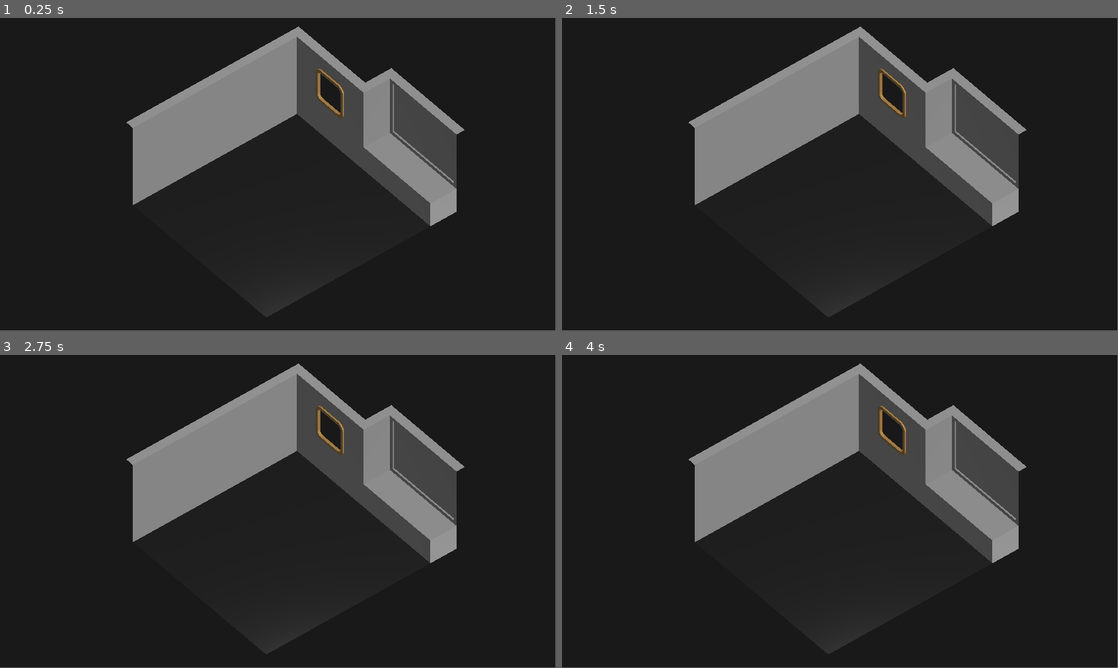
Above: before the commit, frames 1-4 (two rows, left to right).
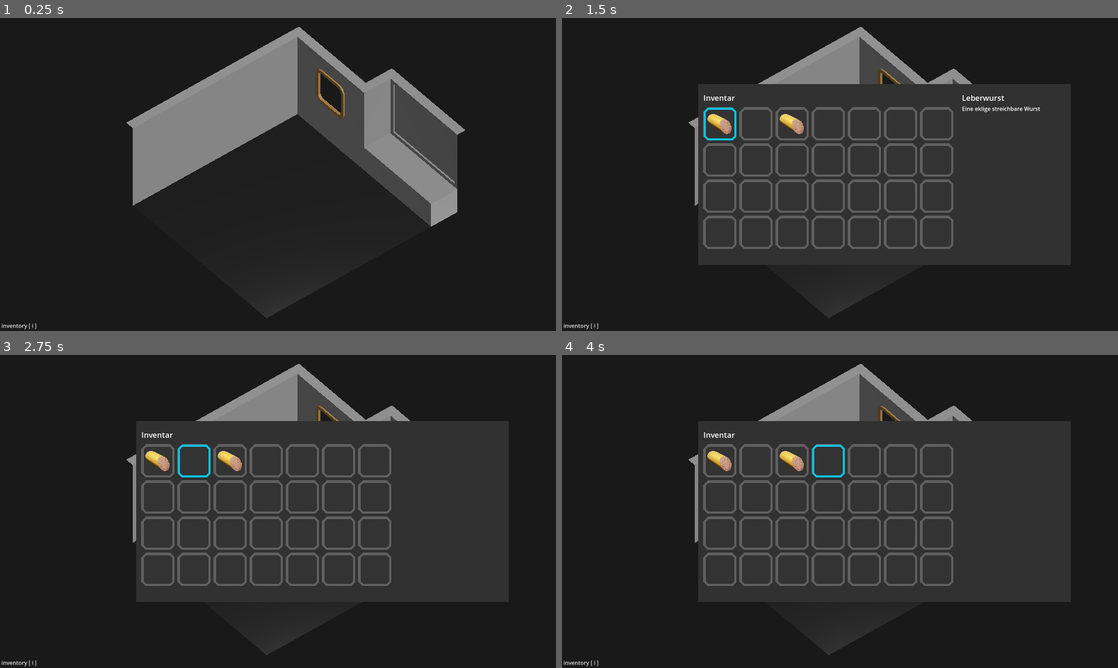
Above: after the commit, the same moments.

Repository: Antosihan-Games/One_room
Game: Godot game, scene res://scenes/room-main/room-main.tscn
Same seed, same stepped clock (60 frames per second), same inputs: the game is played once before the commit and once after it. The engine's default icon, where the game draws it, is replaced by a stand-in: a white triangle on a blue panel in a dark square.
Inputs (mouse positions are in pixels of both pictures, inside the frame that each line leads up to):
- Up to frame 1 (0.25 s): no input
- Up to frame 2 (1.5 s): click (578, 324) at 0.5 s, where only the run after the commit has a clickable "inventory [ i ]"; click (717, 124) at 1.27 s
- Up to frame 3 (2.75 s): click (194, 461) at 2.02 s
- Up to frame 4 (4 s): click (789, 461) at 2.77 s; click (828, 461) at 3.52 s
The window is 799x449 before the commit and 800x450 after it. Grey fills any space a smaller window leaves; there, only what the larger window draws over its background counts as a difference.

The runs differ from the first frame. In frame 1, 0.5% of the frame differs, in the area x 0-84%, y 2-100%; in frame 2, 14%, in the area x 0-86%, y 2-100%; in frame 3, 13%; in frame 4, 13%.

Commit message:
$11a basic inventory

Diff:
--- /dev/null
+++ b/oneroomgodot/player/player.gd
@@ -0,0 +1,3 @@
+extends Node
+
+@export var inventory: Inventory
--- a/oneroomgodot/project.godot
+++ b/oneroomgodot/project.godot
@@ -15,6 +15,19 @@
 config/features=PackedStringArray("4.4", "GL Compatibility")
 config/icon="res://icon.svg"
 
+[display]
+
+window/size/viewport_width=1600
+window/size/viewport_height=900
+
+[input]
+
+inventory={
+"deadzone": 0.2,
+"events": [Object(InputEventKey,"resource_local_to_scene":false,"resource_name":"","device":-1,"window_id":0,"alt_pressed":false,"shift_pressed":false,"ctrl_pressed":false,"meta_pressed":false,"pressed":false,"keycode":0,"physical_keycode":73,"key_label":0,"unicode":105,"location":0,"echo":false,"script":null)
+]
+}
+
 [rendering]
 
 renderer/rendering_method="gl_compatibility"
--- a/oneroomgodot/scenes/room-main/room-main.tscn
+++ b/oneroomgodot/scenes/room-main/room-main.tscn
@@ -1,7 +1,8 @@
-[gd_scene load_steps=4 format=3 uid="uid://cwqvlgk5aocxl"]
+[gd_scene load_steps=5 format=3 uid="uid://cwqvlgk5aocxl"]
 
 [ext_resource type="PackedScene" uid="uid://oc4ahkjrnqob" path="res://scenes/room-main/assets/concept.glb" id="1_0fgyk"]
 [ext_resource type="Script" uid="uid://dy8ooxj2mwsld" path="res://scenes/room-main/room-main.gd" id="1_58x5h"]
+[ext_resource type="PackedScene" uid="uid://bffkr4p47an6i" path="res://systems/inventory/ui/inventory-ui.tscn" id="3_ec4gj"]
 
 [sub_resource type="Environment" id="Environment_58x5h"]
 background_mode = 1
@@ -22,3 +23,29 @@
 
 [node name="DirectionalLight3D" type="DirectionalLight3D" parent="."]
 transform = Transform3D(0.229676, -0.714508, 0.660854, -0.0227315, 0.674882, 0.737575, -0.973002, -0.184425, 0.138762, 3.79994, 2.03386, 4.3634)
+
+[node name="Control" type="Control" parent="."]
+layout_mode = 3
+anchors_preset = 15
+anchor_right = 1.0
+anchor_bottom = 1.0
+grow_horizontal = 2
+grow_vertical = 2
+size_flags_horizontal = 3
+size_flags_vertical = 3
+
+[node name="Inventory-ui" parent="Control" instance=ExtResource("3_ec4gj")]
+visible = false
+layout_mode = 1
+
+[node name="Button" type="Button" parent="Control"]
+layout_mode = 1
+anchors_preset = 2
+anchor_top = 1.0
+anchor_bottom = 1.0
+offset_top = -31.0
+offset_right = 110.0
+grow_vertical = 0
+text = "inventory [ i ]"
+
+[connection signal="pressed" from="Control/Button" to="Control/Inventory-ui" method="toggle"]
--- /dev/null
+++ b/oneroomgodot/systems/inventory/inventory-item.gd
@@ -0,0 +1,7 @@
+extends Resource
+
+class_name InventoryItem
+
+@export var name: String = ""
+@export var description: String = ""
+@export var texture: Texture
--- /dev/null
+++ b/oneroomgodot/systems/inventory/inventory.gd
@@ -0,0 +1,5 @@
+extends Resource
+
+class_name Inventory
+
+@export var items: Array[InventoryItem]
--- /dev/null
+++ b/oneroomgodot/systems/inventory/items/leberwurst.tres
@@ -0,0 +1,11 @@
+[gd_resource type="Resource" script_class="InventoryItem" load_steps=3 format=3 uid="uid://c3kj6vkdrd5xm"]
+
+[ext_resource type="Script" uid="uid://7th8lyw6opt2" path="res://systems/inventory/inventory-item.gd" id="1_kcoyx"]
+[ext_resource type="Texture2D" uid="uid://dduonpfhy1jda" path="res://systems/inventory/items/leberwurst.png" id="2_7jnit"]
+
+[resource]
+script = ExtResource("1_kcoyx")
+name = "Leberwurst"
+description = "Eine eklige streichbare Wurst"
+texture = ExtResource("2_7jnit")
+metadata/_custom_type_script = "uid://7th8lyw6opt2"
--- /dev/null
+++ b/oneroomgodot/systems/inventory/player_inventory.tres
@@ -0,0 +1,10 @@
+[gd_resource type="Resource" script_class="Inventory" load_steps=4 format=3 uid="uid://dssn6hsk0khk7"]
+
+[ext_resource type="Script" uid="uid://7th8lyw6opt2" path="res://systems/inventory/inventory-item.gd" id="1_njslg"]
+[ext_resource type="Script" uid="uid://b2kc17kws26f5" path="res://systems/inventory/inventory.gd" id="2_4sn5m"]
+[ext_resource type="Resource" uid="uid://c3kj6vkdrd5xm" path="res://systems/inventory/items/leberwurst.tres" id="2_sugok"]
+
+[resource]
+script = ExtResource("2_4sn5m")
+items = Array[ExtResource("1_njslg")]([ExtResource("2_sugok"), null, ExtResource("2_sugok"), null, null, null, null, null, null, null, null, null, null, null, null, null, null, null, null, null, null, null, null, null, null, null, null, null])
+metadata/_custom_type_script = "uid://b2kc17kws26f5"
--- /dev/null
+++ b/oneroomgodot/systems/inventory/ui/inventory-slot-ui.tscn
@@ -0,0 +1,52 @@
+[gd_scene load_steps=5 format=3 uid="uid://b1abcpe7h2plh"]
+
+[ext_resource type="Texture2D" uid="uid://cg41gk5k05aic" path="res://systems/inventory/ui/invslot_temp.png" id="1_4kdir"]
+[ext_resource type="Script" uid="uid://bxip41ovtpysy" path="res://systems/inventory/ui/inventory_slot_ui.gd" id="2_48hcu"]
+[ext_resource type="Texture2D" uid="uid://dgesso52qbl1s" path="res://systems/inventory/ui/invslot_selected_temp.png" id="3_og2vf"]
+[ext_resource type="Texture2D" uid="uid://10546c20hmjf" path="res://icon.svg" id="3_r4aw4"]
+
+[node name="InventorySlot" type="TextureButton"]
+custom_minimum_size = Vector2(96, 96)
+offset_right = 96.0
+offset_bottom = 96.0
+texture_normal = ExtResource("1_4kdir")
+ignore_texture_size = true
+stretch_mode = 0
+script = ExtResource("2_48hcu")
+
+[node name="SelectionBorder" type="TextureRect" parent="."]
+visible = false
+clip_contents = true
+custom_minimum_size = Vector2(96, 96)
+layout_mode = 1
+anchors_preset = 8
+anchor_left = 0.5
+anchor_top = 0.5
+anchor_right = 0.5
+anchor_bottom = 0.5
+offset_left = -42.0
+offset_top = -42.0
+offset_right = 42.0
+offset_bottom = 42.0
+grow_horizontal = 2
+grow_vertical = 2
+texture = ExtResource("3_og2vf")
+expand_mode = 2
+
+[node name="ItemTexture" type="TextureRect" parent="."]
+clip_contents = true
+custom_minimum_size = Vector2(84, 84)
+layout_mode = 1
+anchors_preset = 8
+anchor_left = 0.5
+anchor_top = 0.5
+anchor_right = 0.5
+anchor_bottom = 0.5
+offset_left = -20.0
+offset_top = -20.0
+offset_right = 20.0
+offset_bottom = 20.0
+grow_horizontal = 2
+grow_vertical = 2
+texture = ExtResource("3_r4aw4")
+expand_mode = 2
--- /dev/null
+++ b/oneroomgodot/systems/inventory/ui/inventory-ui.tscn
@@ -0,0 +1,160 @@
+[gd_scene load_steps=4 format=3 uid="uid://bffkr4p47an6i"]
+
+[ext_resource type="PackedScene" uid="uid://b1abcpe7h2plh" path="res://systems/inventory/ui/inventory-slot-ui.tscn" id="1_2vixj"]
+[ext_resource type="Script" uid="uid://bqjcv13usdki8" path="res://systems/inventory/ui/inventory_ui.gd" id="1_15tyq"]
+
+[sub_resource type="StyleBoxFlat" id="StyleBoxFlat_15tyq"]
+bg_color = Color(0.191829, 0.191829, 0.191829, 1)
+expand_margin_left = 24.0
+expand_margin_top = 24.0
+expand_margin_right = 24.0
+expand_margin_bottom = 24.0
+
+[node name="Inventory-ui" type="Control"]
+layout_mode = 3
+anchors_preset = 15
+anchor_right = 1.0
+anchor_bottom = 1.0
+grow_horizontal = 2
+grow_vertical = 2
+script = ExtResource("1_15tyq")
+
+[node name="Panel" type="Panel" parent="."]
+layout_mode = 1
+anchors_preset = 8
+anchor_left = 0.5
+anchor_top = 0.5
+anchor_right = 0.5
+anchor_bottom = 0.5
+offset_left = -383.5
+offset_top = -236.5
+offset_right = 640.5
+offset_bottom = 236.5
+grow_horizontal = 2
+grow_vertical = 2
+theme_override_styles/panel = SubResource("StyleBoxFlat_15tyq")
+
+[node name="HBoxContainer" type="HBoxContainer" parent="Panel"]
+layout_mode = 1
+anchors_preset = 15
+anchor_right = 1.0
+anchor_bottom = 1.0
+grow_horizontal = 2
+grow_vertical = 2
+theme_override_constants/separation = 24
+
+[node name="VBoxContainer" type="VBoxContainer" parent="Panel/HBoxContainer"]
+layout_mode = 2
+theme_override_constants/separation = 12
+
+[node name="Label" type="Label" parent="Panel/HBoxContainer/VBoxContainer"]
+layout_mode = 2
+theme_override_font_sizes/font_size = 22
+text = "Inventar"
+
+[node name="Slots" type="GridContainer" parent="Panel/HBoxContainer/VBoxContainer"]
+unique_name_in_owner = true
+layout_mode = 2
+size_flags_vertical = 3
+theme_override_constants/h_separation = 8
+theme_override_constants/v_separation = 8
+columns = 7
+
+[node name="InventorySlot" parent="Panel/HBoxContainer/VBoxContainer/Slots" instance=ExtResource("1_2vixj")]
+layout_mode = 2
+
+[node name="InventorySlot2" parent="Panel/HBoxContainer/VBoxContainer/Slots" instance=ExtResource("1_2vixj")]
+layout_mode = 2
+
+[node name="InventorySlot3" parent="Panel/HBoxContainer/VBoxContainer/Slots" instance=ExtResource("1_2vixj")]
+layout_mode = 2
+
+[node name="InventorySlot4" parent="Panel/HBoxContainer/VBoxContainer/Slots" instance=ExtResource("1_2vixj")]
+layout_mode = 2
+
+[node name="InventorySlot5" parent="Panel/HBoxContainer/VBoxContainer/Slots" instance=ExtResource("1_2vixj")]
+layout_mode = 2
+
+[node name="InventorySlot6" parent="Panel/HBoxContainer/VBoxContainer/Slots" instance=ExtResource("1_2vixj")]
+layout_mode = 2
+
+[node name="InventorySlot7" parent="Panel/HBoxContainer/VBoxContainer/Slots" instance=ExtResource("1_2vixj")]
+layout_mode = 2
+
+[node name="InventorySlot8" parent="Panel/HBoxContainer/VBoxContainer/Slots" instance=ExtResource("1_2vixj")]
+layout_mode = 2
+
+[node name="InventorySlot9" parent="Panel/HBoxContainer/VBoxContainer/Slots" instance=ExtResource("1_2vixj")]
+layout_mode = 2
+
+[node name="InventorySlot10" parent="Panel/HBoxContainer/VBoxContainer/Slots" instance=ExtResource("1_2vixj")]
+layout_mode = 2
+
+[node name="InventorySlot11" parent="Panel/HBoxContainer/VBoxContainer/Slots" instance=ExtResource("1_2vixj")]
+layout_mode = 2
+
+[node name="InventorySlot12" parent="Panel/HBoxContainer/VBoxContainer/Slots" instance=ExtResource("1_2vixj")]
+layout_mode = 2
+
+[node name="InventorySlot13" parent="Panel/HBoxContainer/VBoxContainer/Slots" instance=ExtResource("1_2vixj")]
+layout_mode = 2
+
+[node name="InventorySlot14" parent="Panel/HBoxContainer/VBoxContainer/Slots" instance=ExtResource("1_2vixj")]
+layout_mode = 2
+
+[node name="InventorySlot15" parent="Panel/HBoxContainer/VBoxContainer/Slots" instance=ExtResource("1_2vixj")]
+layout_mode = 2
+
+[node name="InventorySlot16" parent="Panel/HBoxContainer/VBoxContainer/Slots" instance=ExtResource("1_2vixj")]
+layout_mode = 2
+
+[node name="InventorySlot17" parent="Panel/HBoxContainer/VBoxContainer/Slots" instance=ExtResource("1_2vixj")]
+layout_mode = 2
+
+[node name="InventorySlot18" parent="Panel/HBoxContainer/VBoxContainer/Slots" instance=ExtResource("1_2vixj")]
+layout_mode = 2
+
+[node name="InventorySlot19" parent="Panel/HBoxContainer/VBoxContainer/Slots" instance=ExtResource("1_2vixj")]
+layout_mode = 2
+
+[node name="InventorySlot20" parent="Panel/HBoxContainer/VBoxContainer/Slots" instance=ExtResource("1_2vixj")]
+layout_mode = 2
+
+[node name="InventorySlot21" parent="Panel/HBoxContainer/VBoxContainer/Slots" instance=ExtResource("1_2vixj")]
+layout_mode = 2
+
+[node name="InventorySlot22" parent="Panel/HBoxContainer/VBoxContainer/Slots" instance=ExtResource("1_2vixj")]
+layout_mode = 2
+
+[node name="InventorySlot23" parent="Panel/HBoxContainer/VBoxContainer/Slots" instance=ExtResource("1_2vixj")]
+layout_mode = 2
+
+[node name="InventorySlot24" parent="Panel/HBoxContainer/VBoxContainer/Slots" instance=ExtResource("1_2vixj")]
+layout_mode = 2
+
+[node name="InventorySlot25" parent="Panel/HBoxContainer/VBoxContainer/Slots" instance=ExtResource("1_2vixj")]
+layout_mode = 2
+
+[node name="InventorySlot26" parent="Panel/HBoxContainer/VBoxContainer/Slots" instance=ExtResource("1_2vixj")]
+layout_mode = 2
+
+[node name="InventorySlot27" parent="Panel/HBoxContainer/VBoxContainer/Slots" instance=ExtResource("1_2vixj")]
+layout_mode = 2
+
+[node name="InventorySlot28" parent="Panel/HBoxContainer/VBoxContainer/Slots" instance=ExtResource("1_2vixj")]
+layout_mode = 2
+
+[node name="VBoxContainer2" type="VBoxContainer" parent="Panel/HBoxContainer"]
+custom_minimum_size = Vector2(300, 0)
+layout_mode = 2
+
+[node name="LabelName" type="Label" parent="Panel/HBoxContainer/VBoxContainer2"]
+unique_name_in_owner = true
+layout_mode = 2
+theme_override_font_sizes/font_size = 22
+
+[node name="LabelDescription" type="Label" parent="Panel/HBoxContainer/VBoxContainer2"]
+unique_name_in_owner = true
+custom_minimum_size = Vector2(0, 300)
+layout_mode = 2
+autowrap_mode = 2
--- /dev/null
+++ b/oneroomgodot/systems/inventory/ui/inventory_slot_ui.gd
@@ -0,0 +1,14 @@
+extends TextureButton
+
+class_name InventorySlotUi
+
+@onready var item_texture: TextureRect = $ItemTexture
+@onready var selection_border: TextureRect = $SelectionBorder
+
+func set_item(item: InventoryItem):
+	item_texture.visible = !!item
+	item_texture.texture = item.texture if !!item else null
+
+
+func set_selected(select: bool):
+	selection_border.visible = select
--- /dev/null
+++ b/oneroomgodot/systems/inventory/ui/inventory_ui.gd
@@ -0,0 +1,56 @@
+extends Control
+
+@onready var inventory: Inventory = preload("res://systems/inventory/player_inventory.tres")
+@onready var slots: Array[Node] = %Slots.get_children()
+@onready var label_name: Label = %LabelName
+@onready var label_description: Label = %LabelDescription
+
+var selected_slot: int = -1
+
+func _ready():
+	register_slot_clickhandlers()
+
+
+func register_slot_clickhandlers():
+	for i in range(len(slots)):
+		(slots[i] as InventorySlotUi).button_down.connect(select_slot.bind(i))
+
+
+func update_items():
+	if len(slots) != len(inventory.items):
+		printerr("inventory items array and slot number must be equal")
+		return
+
+	for i in range(len(slots)):
+		(slots[i] as InventorySlotUi).set_item(inventory.items[i])
+
+
+func select_slot(index: int):
+	var item = inventory.items[index]
+
+	label_description.text = item.description if item != null else ""
+	label_name.text = item.name if item != null else ""
+
+	for i in range(len(slots)):
+		(slots[i] as InventorySlotUi).set_selected(i == index)
+
+
+func open():
+	update_items()
+	visible = true
+
+
+func close():
+	visible = false
+
+
+func toggle():
+	if visible:
+		close()
+	else:
+		open()
+
+
+func _unhandled_input(event):
+	if event.is_action_pressed("inventory"):
+		toggle()
Not shown, added: oneroomgodot/player/player.gd.uid
Not shown, added: oneroomgodot/systems/inventory/inventory-item.gd.uid
Not shown, added: oneroomgodot/systems/inventory/inventory.gd.uid
Binary file added: oneroomgodot/systems/inventory/items/leberwurst.png
Not shown, added: oneroomgodot/systems/inventory/items/leberwurst.png.import
Not shown, added: oneroomgodot/systems/inventory/ui/inventory_slot_ui.gd.uid
Not shown, added: oneroomgodot/systems/inventory/ui/inventory_ui.gd.uid
Binary file added: oneroomgodot/systems/inventory/ui/invslot_selected_temp.png
Not shown, added: oneroomgodot/systems/inventory/ui/invslot_selected_temp.png.import
Binary file added: oneroomgodot/systems/inventory/ui/invslot_temp.png
Not shown, added: oneroomgodot/systems/inventory/ui/invslot_temp.png.import
